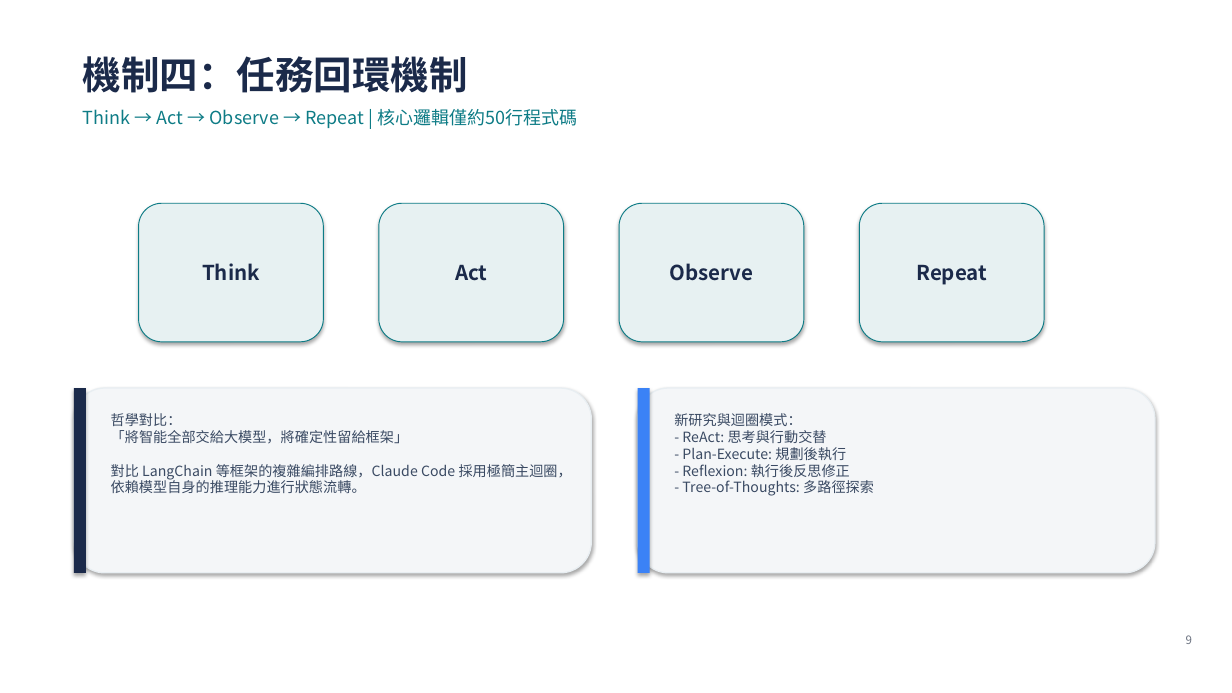
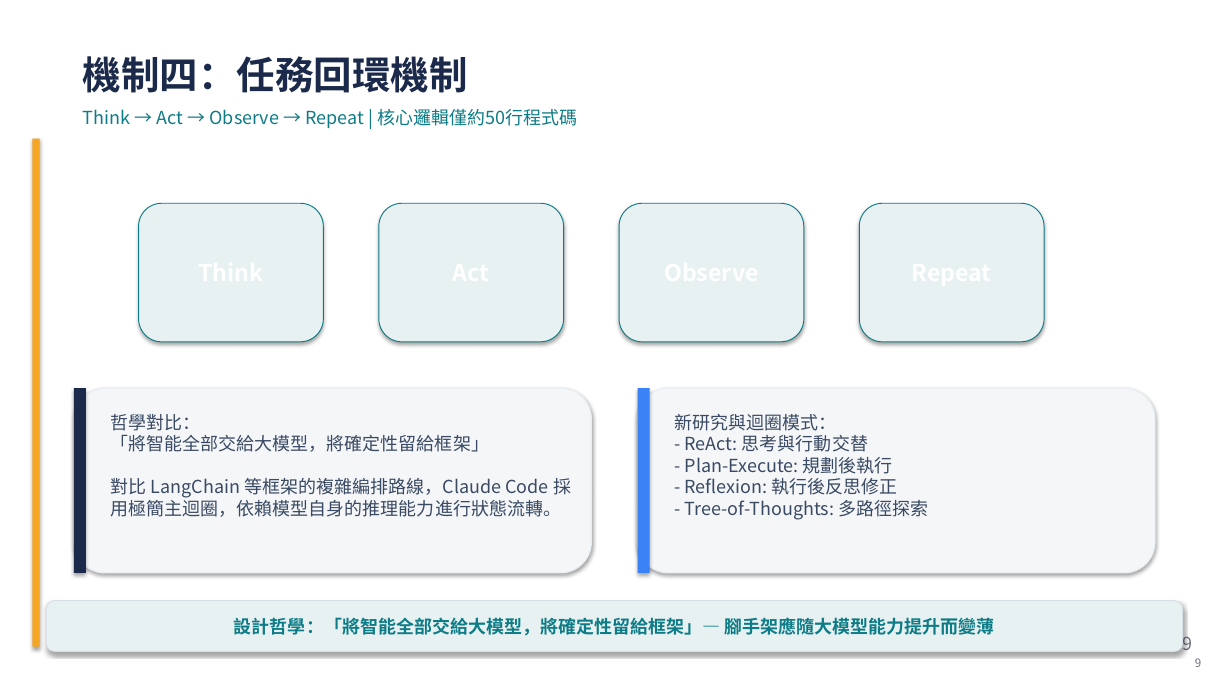
Before and after one commit to eddyzaeros-ops/ai-agent-harness-architecture, a slide deck: slide 9 of 智能體駕馭工程_Claude_Code簡報.pptx. Drawn at 1232x693 pixels with LibreOffice and Linux fonts; fonts in the diff are those of the drawing. Boxes give left, top, right and bottom in pixels: in the first picture for what was removed or moved away, otherwise in the second. Text is boxed around its words. In the diff, an @@ line names an element or a change of style, - is before the commit and + after.

Commit message:
chore: upgrade PPTX body font size to 14pt and sync updated docs

```diff
--- a/智能體駕馭工程_Claude_Code簡報.pptx
+++ b/智能體駕馭工程_Claude_Code簡報.pptx
@@ rectangle added at (32, 139, 40, 647), fill #F5A623 @@
@@ text in rounded rectangle at (202, 263, 260, 280): text removed @@
-Think
@@ text in rounded rectangle at (455, 264, 487, 281): text removed @@
-Act
@@ text in rounded rectangle at (670, 263, 754, 281): text removed @@
-Observe
@@ text in rounded rectangle at (916, 264, 987, 285): text removed @@
-Repeat
@@ text "哲學對比： 「將智能全部交給大模型，將確定性留給框架」 對比 LangChain 等框架的複雜編排路線，Claude ..." at (111, 414, 571, 517): size 11 to 14 pt @@
@@ text "新研究與迴圈模式： - ReAct: 思考與行動交替 - ..." at (674, 414, 928, 520): size 11 to 14 pt @@
@@ rounded rectangle added at (46, 601, 1183, 652), fill #E7F1F2, outline #D8DEE7 0.75 pt, 14 pt, text #0E7C86, bold @@
+設計哲學：「將智能全部交給大模型，將確定性留給框架」— 腳手架應隨大模型能力提升而變薄
@@ text "9" at (1182, 632, 1192, 656): size 9 to 14 pt @@
@@ text added at (1195, 658, 1201, 667), 9 pt, text #6B7280 @@
+9
```
Also in this commit, not shown: 14 other slides changed, 4 other files.
